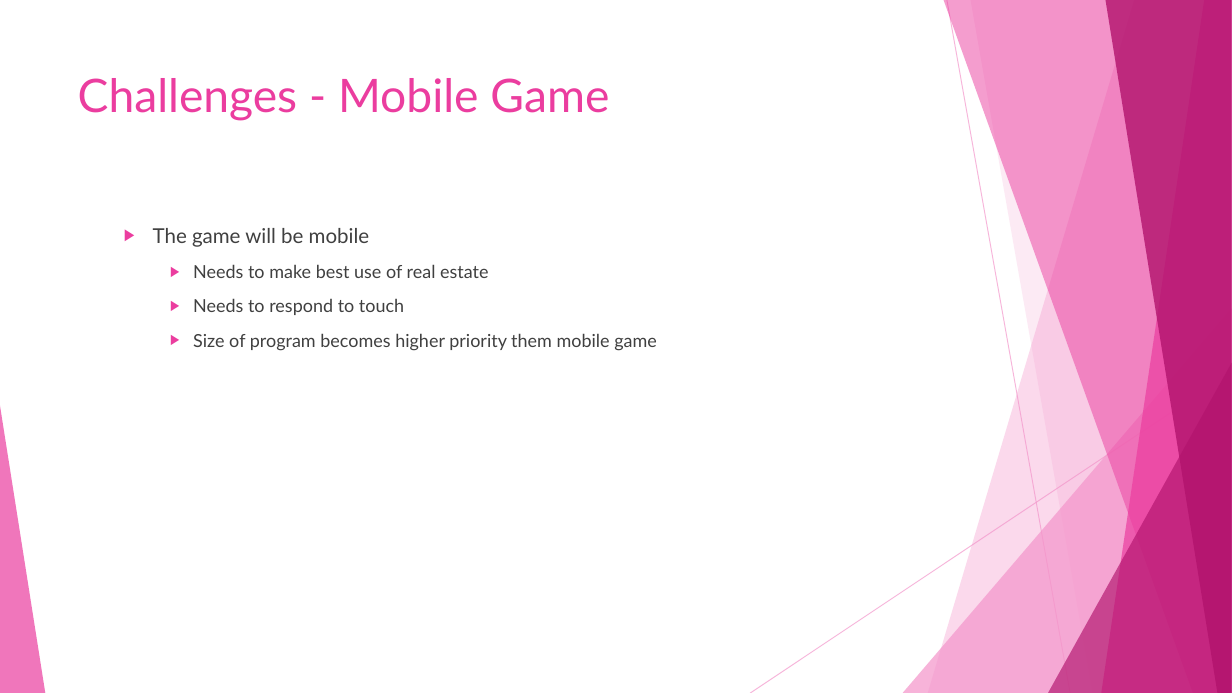
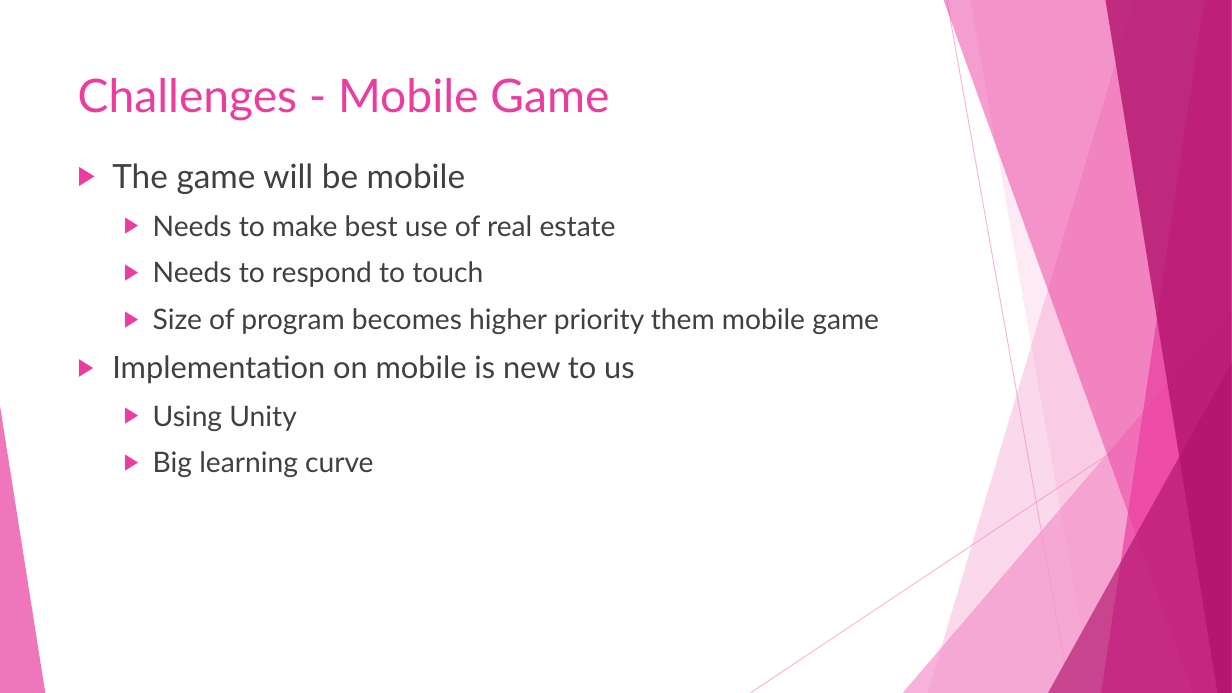
Before and after one commit to alexandraburress/488GroupProject, a slide deck: slide 12 of SchoolReport/Mobile Wizard Dress-Up Game.pptx. Drawn at 1232x693 pixels with LibreOffice and Linux fonts; fonts in the diff are those of the drawing. Boxes give left, top, right and bottom in pixels: in the first picture for what was removed or moved away, otherwise in the second. Text is boxed around its words. In the diff, an @@ line names an element or a change of style, - is before the commit and + after.

```diff
--- a/SchoolReport/Mobile Wizard Dress-Up Game.pptx
+++ b/SchoolReport/Mobile Wizard Dress-Up Game.pptx
@@ text "The game will be mobile": place and size @@
-text "The game will be mobile" at [153,228,657,351]
+text "The game will be mobile" at [112,163,879,477]
@@ text at [112,163,879,334]: size 16 to 26 pt in "The game will be mobile"; size 14 to 22 pt in "Needs to make best use of real ...", "Needs to respond to touch", "Size of program becomes higher priority them ..."; list level 2 to 1 in "The game will be mobile"; list level 3 to 2 in "Needs to make best use ..."; list level 3 to 2 in "Needs to respond to touch"; list level 3 to 2 in "Size of program becomes higher ..." @@
@@ text at [112,355,635,477]: paragraphs added @@
+▶ Implementation on mobile is new to us
+  ▶ Using Unity
+  ▶ Big learning curve
```
Also in this commit, not shown: 12 other slides changed, 1 other file.
